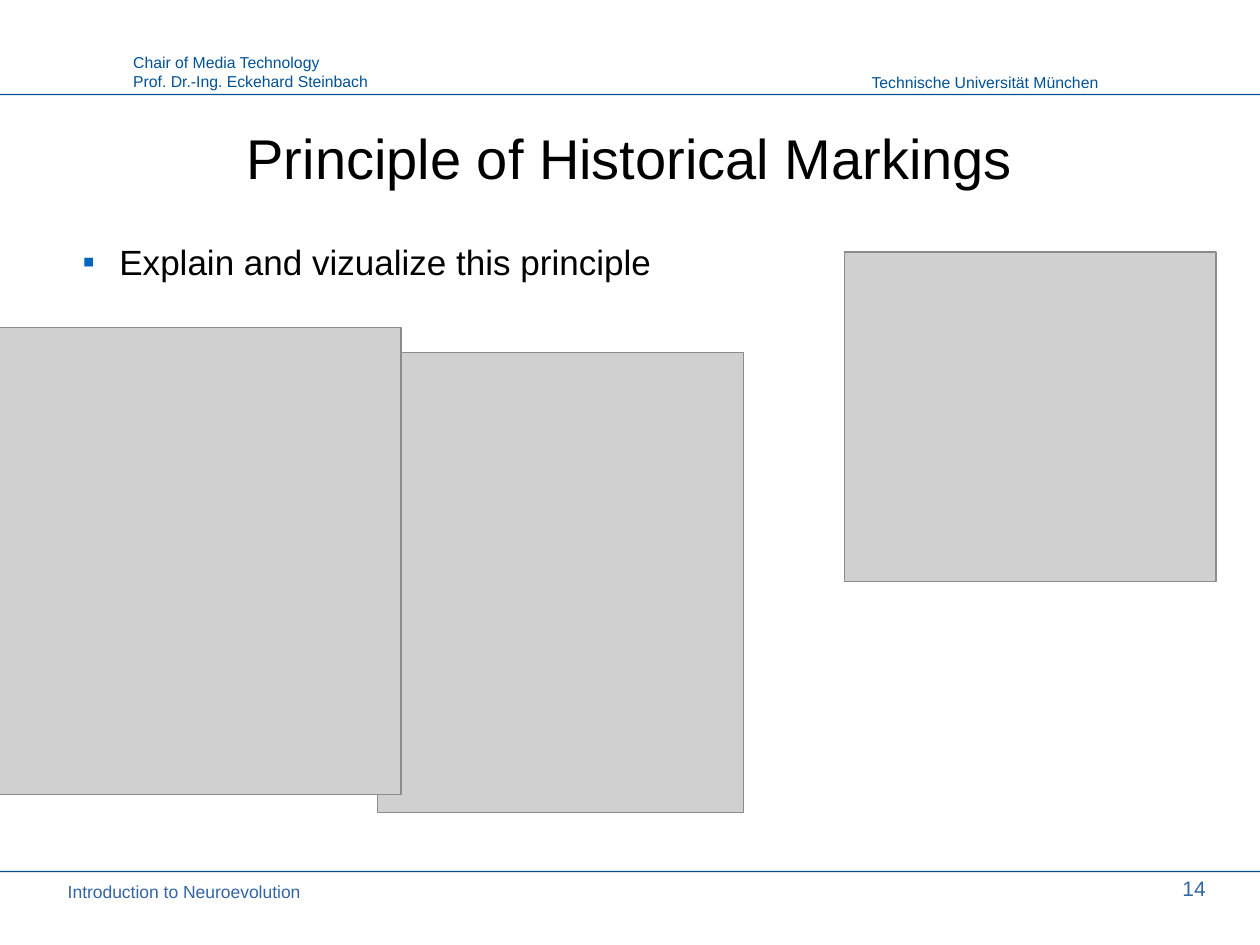
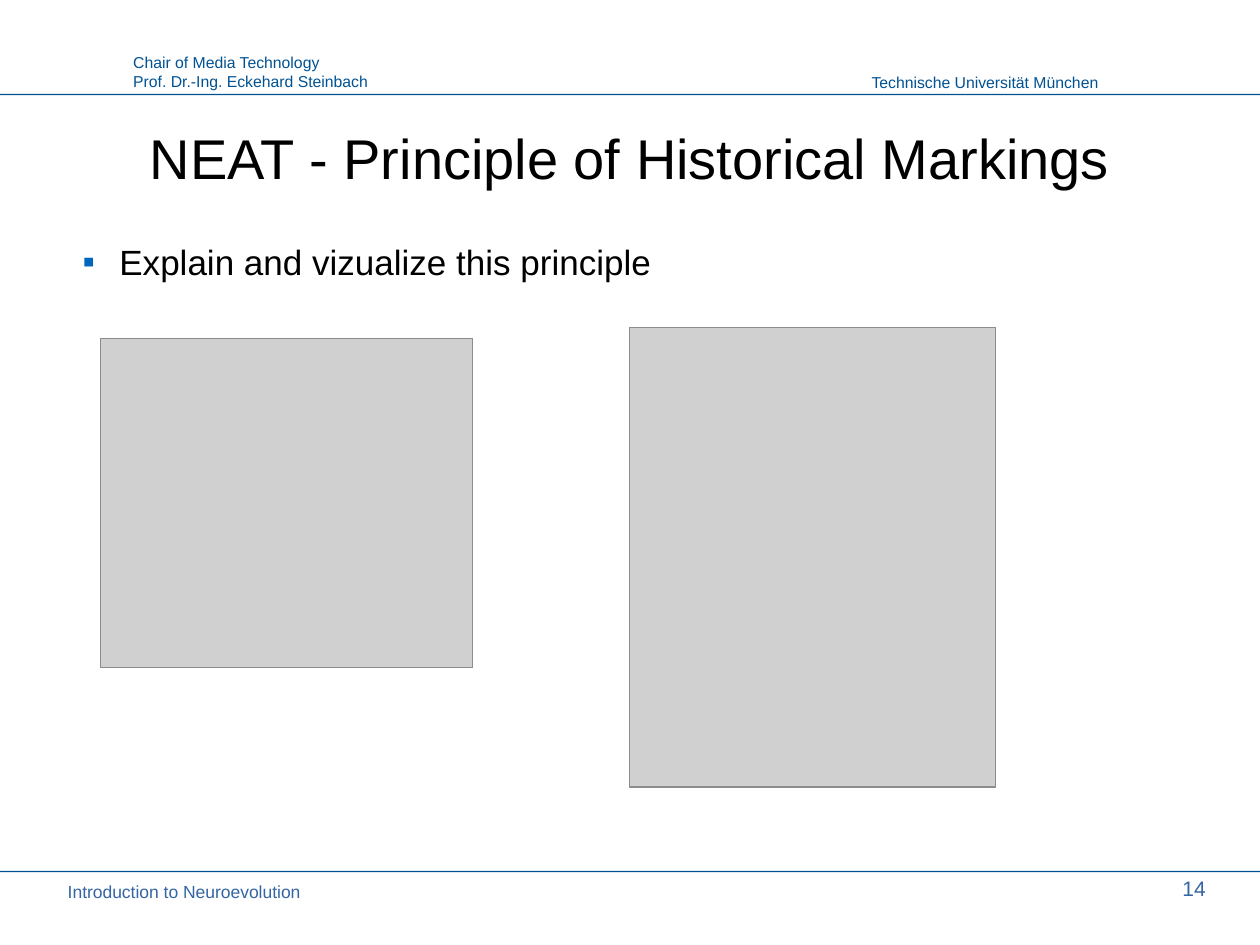
Before and after one commit to PaulPauls/Neuroevolution_of_Augmenting_Topologies_Paper, a slide deck: slide 14 of presentation/neuroevolution_presentation.odp. Drawn at 1260x945 pixels with LibreOffice and Linux fonts; fonts in the diff are those of the drawing; grey boxes stand for pictures; background and template pictures are left out. Boxes give left, top, right and bottom in pixels: in the first picture for what was removed or moved away, otherwise in the second. Text is boxed around its words. In the diff, an @@ line names an element or a change of style, - is before the commit and + after.

```diff
--- a/presentation/neuroevolution_presentation.odp
+++ b/presentation/neuroevolution_presentation.odp
@@ title at [150,138,1109,190]: text changed @@
-Principle of Historical Markings
+NEAT - Principle of Historical Markings
@@ picture removed at [844,252,1216,581] @@
@@ picture: place and size @@
-picture at [378,353,743,813]
+picture at [630,328,995,788]
@@ picture: place and size @@
-picture at [0,328,401,795]
+picture at [101,339,472,668]
```
Also in this commit, not shown: 8 other slides changed, 1 slide added.
